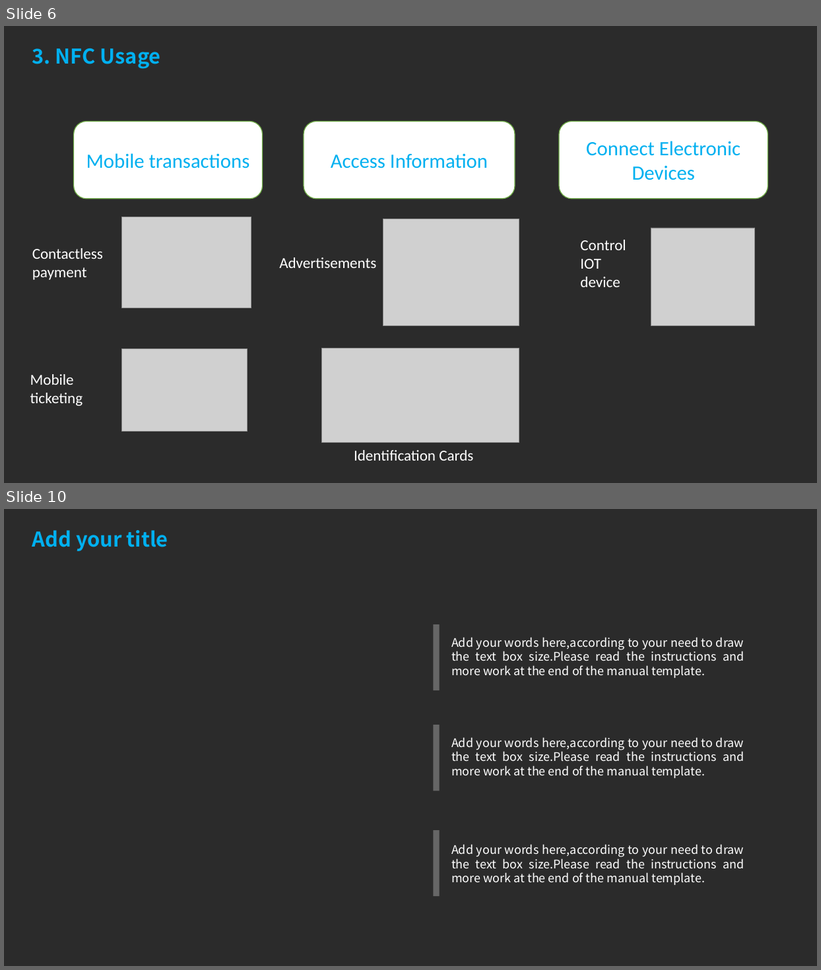
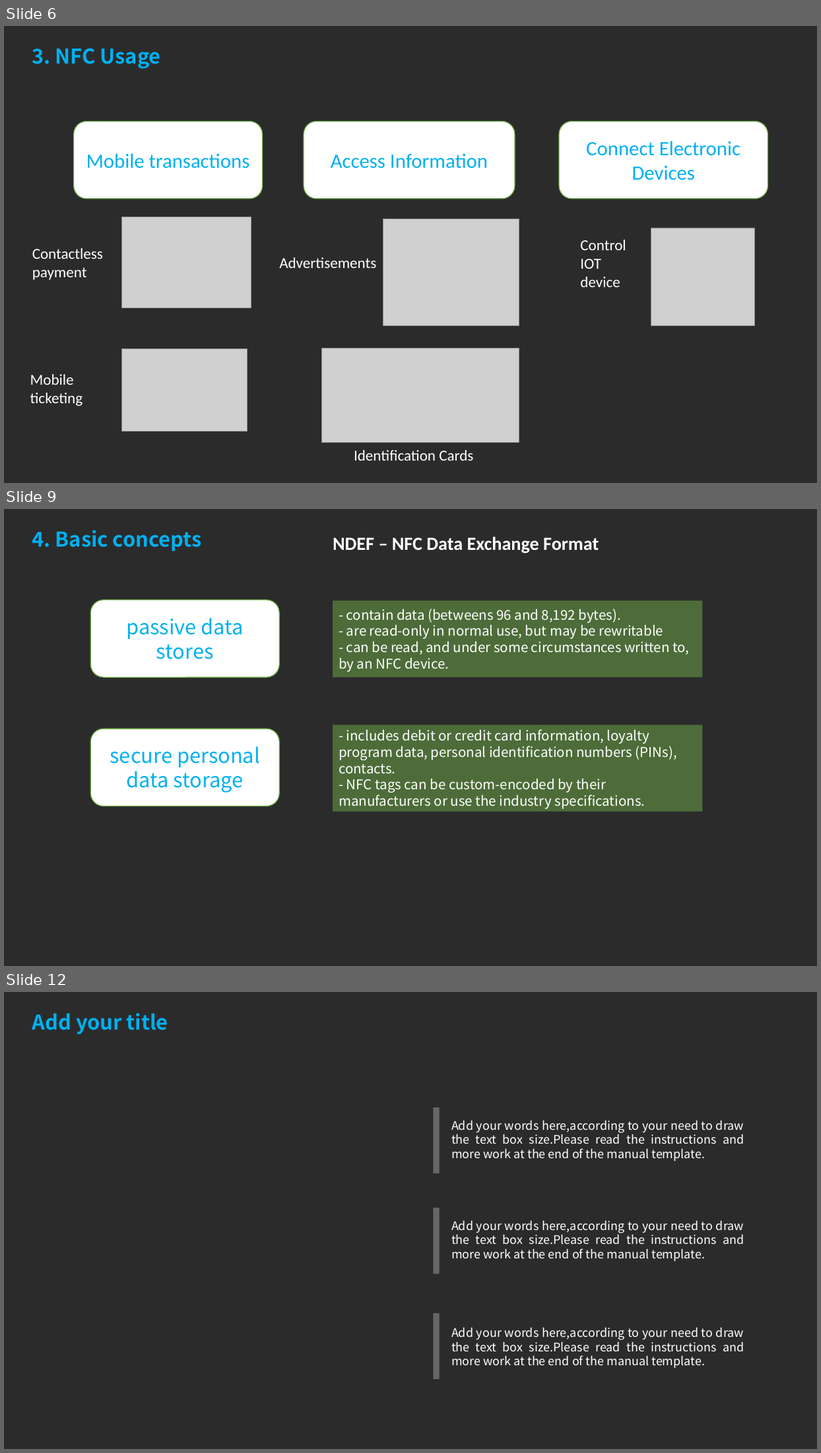
Before and after one commit to Tan2NT/nfc_workshop, a slide deck: NFC Technology workshop.pptx. Shown one above the other, each under a label of ours: slides 6 and 10 before the commit, slides 6, 9 and 12 after it; the slides between them are not shown. The pictures are 821x970 and 821x1453 pixels, drawn with LibreOffice and Linux fonts; fonts in the diff are those of the drawing; grey boxes stand for pictures; background and template pictures are left out; a plain dark background stands for a picture behind light text. Boxes give left, top, right and bottom in pixels: in the first picture for what was removed or moved away, otherwise in the second. Text is boxed around its words. In the diff, an @@ line names an element or a change of style, - is before the commit and + after.

```diff
--- a/NFC Technology workshop.pptx
+++ b/NFC Technology workshop.pptx
@@ slide 9 added at box(4, 509, 817, 966), background picture (left out) @@
@@ text added at box(32, 530, 201, 551), 24 pt, text #00B0F0, bold @@
+4. Basic concepts
@@ text added at box(333, 537, 599, 553), 22 pt, text #FFFFFF, bold @@
+NDEF – NFC Data Exchange Format
@@ rounded rectangle added at box(90, 600, 280, 677), fill #FFFFFF, outline #70AD47 1 pt, 24 pt, text #00B0F0 @@
+passive data stores
@@ rectangle added at box(333, 601, 702, 677), fill #70AD47 at 50% opacity, 16 pt, text #FFFFFF @@
+- contain data (betweens 96 and 8,192 bytes).
+- are read-only in normal use, but may be rewritable
+- can be read, and under some circumstances written to, by an NFC device.
@@ rectangle added at box(333, 725, 702, 811), fill #70AD47 at 50% opacity, 16 pt, text #FFFFFF @@
+- includes debit or credit card information, loyalty program data, personal identification numbers (PINs), contacts.
+- NFC tags can be custom-encoded by their manufacturers or use the industry specifications.
@@ rounded rectangle added at box(90, 729, 280, 807), fill #FFFFFF, outline #70AD47 1 pt, 24 pt, text #00B0F0 @@
+secure personal data storage
@@ what was slide 10 is now slide 12 @@
```
Also in this commit, not shown: 4 slides changed, 1 other slide added, 1 other file.
